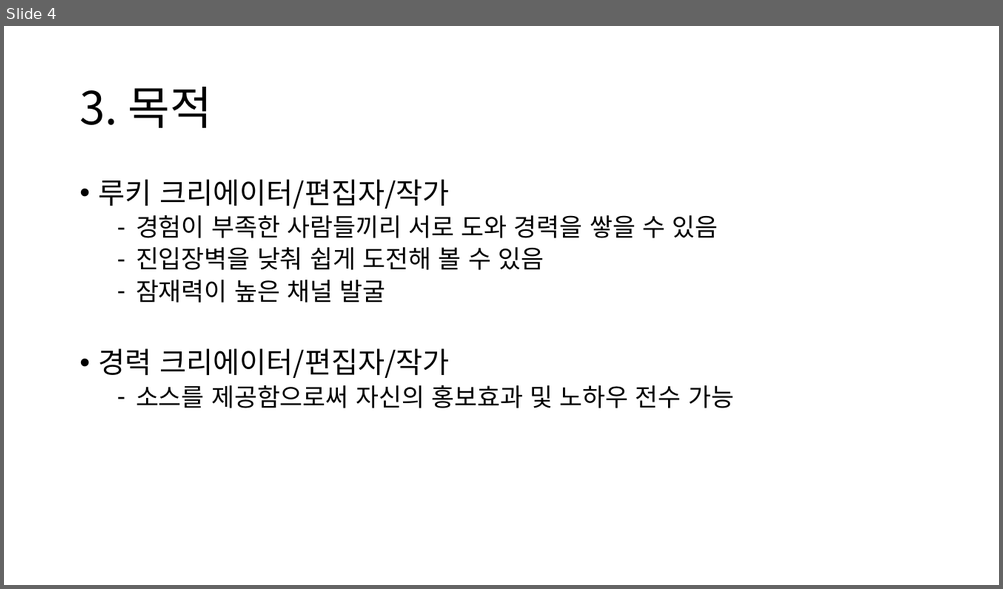
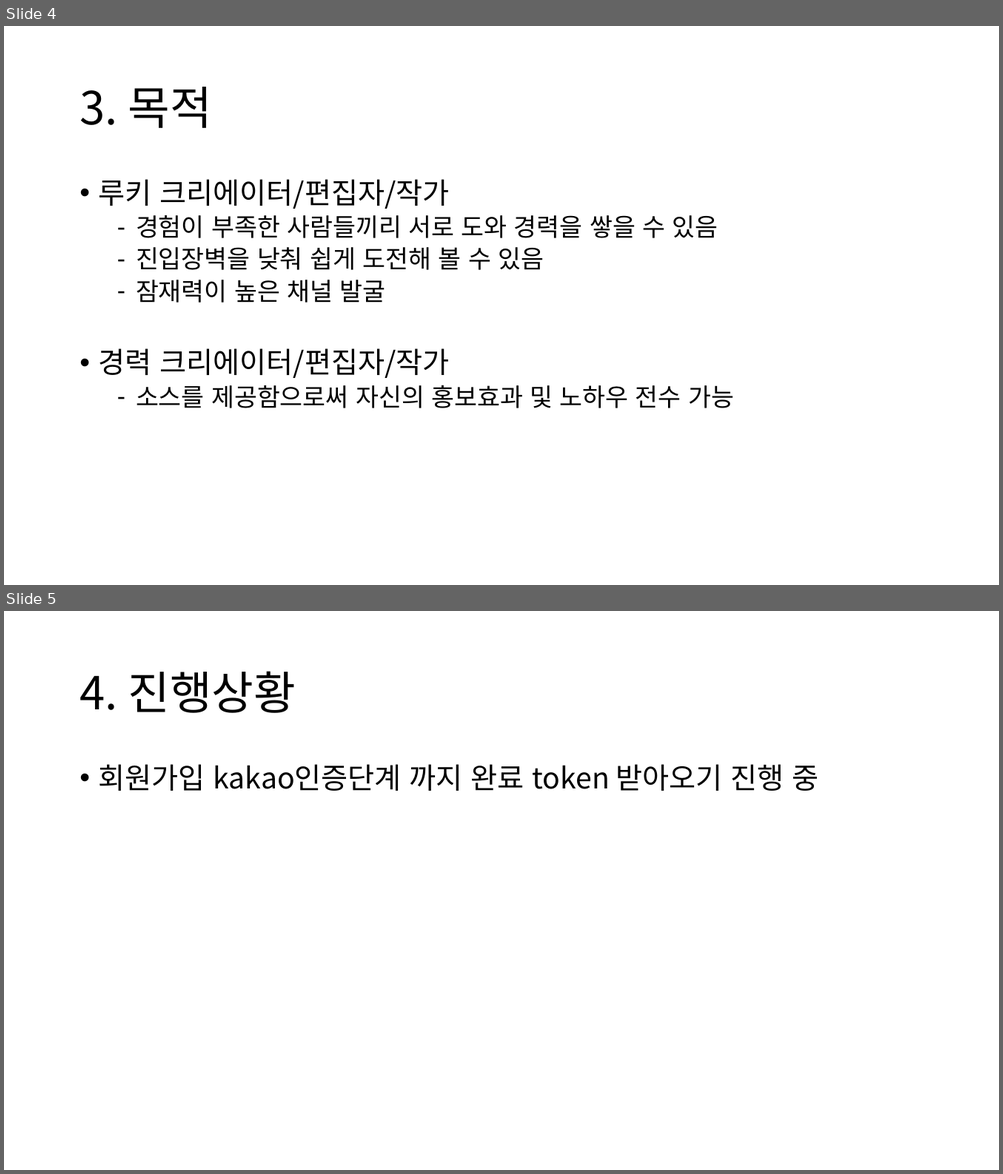
Before and after one commit to ZScomnet/django_tutorial, a slide deck: 설명.pptx. Shown one above the other, each under a label of ours: slide 4 before the commit, slides 4 and 5 after it. The pictures are 1003x589 and 1003x1174 pixels, drawn with LibreOffice and Linux fonts; fonts in the diff are those of the drawing. Boxes give left, top, right and bottom in pixels: in the first picture for what was removed or moved away, otherwise in the second. Text is boxed around its words. In the diff, an @@ line names an element or a change of style, - is before the commit and + after.

Commit message:
Update 21.01.14

```diff
--- a/설명.pptx
+++ b/설명.pptx
@@ slide 5 added at [4,611,999,1170], background #FFFFFF @@
@@ title added at [79,671,296,713], 44 pt, text #000000 @@
+4. 진행상황
@@ text added at [99,764,819,791], 28 pt, text #000000 @@
+• 회원가입 kakao인증단계 까지 완료 token 받아오기 진행 중
```
